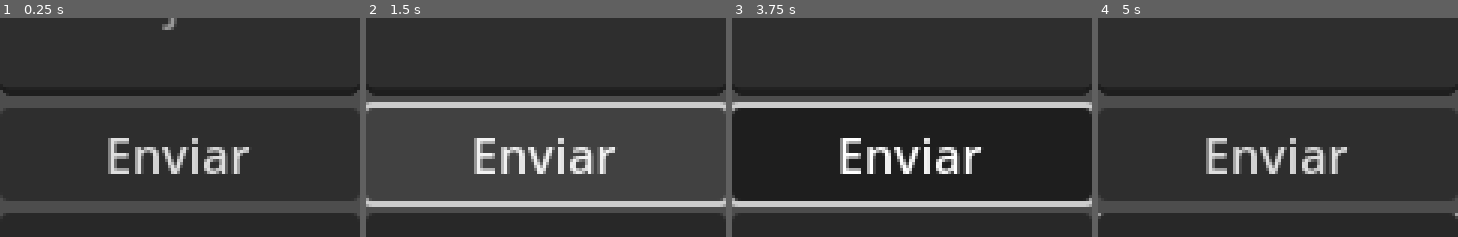
Above: before the commit, frames 1-4 (left to right).
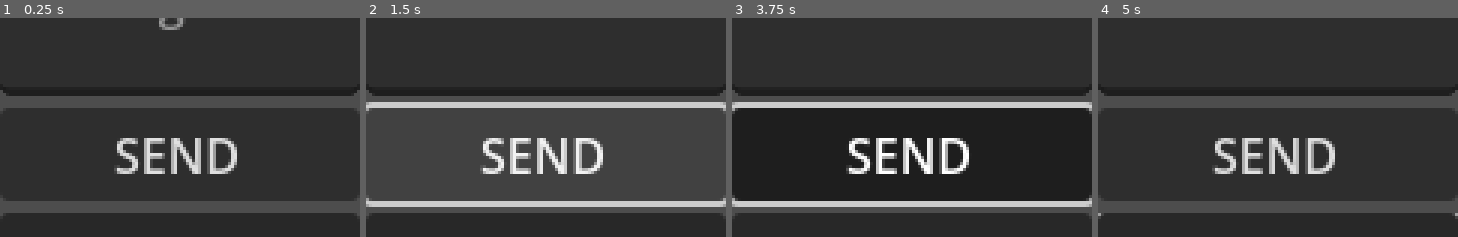
Above: after the commit, the same moments.

Repository: M0G1WARA/OLI
Game: Godot game, scene res://Scenes/chat.tscn
Two runs of this game, one before a commit and one after it. Both use one fixed random seed, a clock stepped at 60 frames per second and the inputs below. The project has no main scene, so this scene is started directly.
Inputs (mouse positions are in pixels of both pictures, inside the frame that each line leads up to):
- Up to frame 1 (0.25 s): no input
- Up to frame 2 (1.5 s): click (546, 20) at 0.52 s; type "12" at 0.6 s; click "Enviar" (after the commit: "Send") at 1.25 s
- Up to frame 3 (3.75 s): click "Enviar" (after the commit: "Send") at 2 s; click "Enviar" (after the commit: "Send") at 2.75 s; tap Enter at 3.5 s; move the mouse to (991, 180) at 3.52 s; click (991, 180) at 3.67 s
- Up to frame 4 (5 s): tap Space at 4.25 s; drag from (1206, 215) to (outside the picture) at 4.27 s

The runs differ from the first frame. In frame 1, 4.5% of the frame differs, in the area x 30-70%, y 0-72%; in frame 2, 4.2%; in frame 3, 4.3%; in frame 4, 4.2%.

Commit message:
Traducciones español e inglés

Diff:
--- a/GLOBAL.gd
+++ b/GLOBAL.gd
@@ -8,11 +8,50 @@
 		"server":"http://127.0.0.1:11434/"
 	},
 	"interface": {
-		"language": "English",
+		"language": "en",
 		"horizontal movement": true,
 		"timer": 5,
 	}
 }
+
+func _ready():
+
+	var english_translation = Translation.new()
+	english_translation.set_locale("en")
+
+	english_translation.add_message("MESSAGE", "Message")
+	english_translation.add_message("SEND", "Send")
+	english_translation.add_message("SETTINGS", "Settings")
+	english_translation.add_message("EXIT", "Exit")
+
+	english_translation.add_message("MODEL", "Model")
+	english_translation.add_message("SERVER", "Server")
+	english_translation.add_message("Interface", "Interface")
+	english_translation.add_message("LANGUAGE", "Language")
+	english_translation.add_message("HORIZONTAL", "Horizontal Movement")
+	english_translation.add_message("TIMER", "Timer (time in seconds)")
+	english_translation.add_message("SAVE", "Save")
+
+	TranslationServer.add_translation(english_translation)
+
+	var spanish_translation = Translation.new()
+	spanish_translation.set_locale("es")
+
+	spanish_translation.add_message("MESSAGE", "Mensaje")
+	spanish_translation.add_message("SEND", "Enviar")
+	spanish_translation.add_message("SETTINGS", "Opciones")
+	spanish_translation.add_message("EXIT", "Salir")
+
+	spanish_translation.add_message("MODEL", "Modelo")
+	spanish_translation.add_message("SERVER", "Servidor")
+	spanish_translation.add_message("Interface", "Interfaz")
+	spanish_translation.add_message("LANGUAGE", "Idioma")
+	spanish_translation.add_message("HORIZONTAL", "Movimiento Horizontal")
+	spanish_translation.add_message("TIMER", "Temporizador(Segundos)")
+	spanish_translation.add_message("SAVE", "Guardar")
+
+	TranslationServer.add_translation(spanish_translation)
+
 
 func save_config():
 	for category in settings.keys():
@@ -27,5 +66,7 @@
 			if config.has_section(category):
 				for key in settings[category].keys():
 					settings[category][key] = config.get_value(category, key, settings[category][key])
+		TranslationServer.set_locale(settings["interface"]["language"])
+
 	else:
 		save_config()
--- a/Scenes/chat.tscn
+++ b/Scenes/chat.tscn
@@ -22,12 +22,12 @@
 [node name="Mensaje" type="TextEdit" parent="VBoxContainer"]
 custom_minimum_size = Vector2(0, 50)
 layout_mode = 2
-placeholder_text = "Mensaje"
+placeholder_text = "MESSAGE"
 wrap_mode = 1
 
 [node name="Enviar" type="Button" parent="VBoxContainer"]
 layout_mode = 2
-text = "Enviar"
+text = "SEND"
 
 [node name="Pensamiento" type="Label" parent="VBoxContainer"]
 visible = false
--- a/Scenes/main.gd
+++ b/Scenes/main.gd
@@ -9,8 +9,8 @@
 # Called when the node enters the scene tree for the first time.
 func _ready():
 	Global.load_config()
-	$PopupMenu.add_item("Opciones", 1)
-	$PopupMenu.add_item("Salir", 2)
+	$PopupMenu.add_item("SETTINGS", 1)
+	$PopupMenu.add_item("EXIT", 2)
 	$PopupMenu.connect("id_pressed",_on_menu_option_selected)
 
 
--- a/Scenes/settings.gd
+++ b/Scenes/settings.gd
@@ -29,12 +29,12 @@
 			$TabContainer/Ollama/MarginContainer/VBoxContainer/ItemList.select(i)
 			break
 
-	for i in range($TabContainer/Interfaz/MarginContainer/VBoxContainer/ItemList.get_item_count()):
-		if $TabContainer/Interfaz/MarginContainer/VBoxContainer/ItemList.get_item_text(i) == Global.settings["interface"]["language"]:
-			$TabContainer/Interfaz/MarginContainer/VBoxContainer/ItemList.select(i)
+	for i in range($TabContainer/Interface/MarginContainer/VBoxContainer/ItemList.get_item_count()):
+		if $TabContainer/Interface/MarginContainer/VBoxContainer/ItemList.get_item_text(i) == Global.settings["interface"]["language"]:
+			$TabContainer/Interface/MarginContainer/VBoxContainer/ItemList.select(i)
 			break
-	$TabContainer/Interfaz/MarginContainer/VBoxContainer/CheckButton.button_pressed = Global.settings["interface"]["horizontal movement"]
-	$TabContainer/Interfaz/MarginContainer/VBoxContainer/SpinBox.value = Global.settings["interface"]["timer"]
+	$TabContainer/Interface/MarginContainer/VBoxContainer/CheckButton.button_pressed = Global.settings["interface"]["horizontal movement"]
+	$TabContainer/Interface/MarginContainer/VBoxContainer/SpinBox.value = Global.settings["interface"]["timer"]
 
 
 
@@ -45,7 +45,7 @@
 
 
 func _on_save_interface_button_pressed():
-	Global.settings["interface"]["language"] = $TabContainer/Interfaz/MarginContainer/VBoxContainer/ItemList.get_item_text($TabContainer/Interfaz/MarginContainer/VBoxContainer/ItemList.get_selected_items()[0])
-	Global.settings["interface"]["horizontal movement"] = $TabContainer/Interfaz/MarginContainer/VBoxContainer/CheckButton.button_pressed
-	Global.settings["interface"]["timer"] = $TabContainer/Interfaz/MarginContainer/VBoxContainer/SpinBox.value
+	Global.settings["interface"]["language"] = $TabContainer/Interface/MarginContainer/VBoxContainer/ItemList.get_item_text($TabContainer/Interface/MarginContainer/VBoxContainer/ItemList.get_selected_items()[0])
+	Global.settings["interface"]["horizontal movement"] = $TabContainer/Interface/MarginContainer/VBoxContainer/CheckButton.button_pressed
+	Global.settings["interface"]["timer"] = $TabContainer/Interface/MarginContainer/VBoxContainer/SpinBox.value
 	Global.save_config()
--- a/Scenes/settings.tscn
+++ b/Scenes/settings.tscn
@@ -22,10 +22,9 @@
 anchor_bottom = 1.0
 grow_horizontal = 2
 grow_vertical = 2
-current_tab = 1
+current_tab = 0
 
 [node name="Ollama" type="TabBar" parent="TabContainer"]
-visible = false
 layout_mode = 2
 metadata/_tab_index = 0
 
@@ -46,7 +45,7 @@
 
 [node name="ModelLabel" type="Label" parent="TabContainer/Ollama/MarginContainer/VBoxContainer"]
 layout_mode = 2
-text = "Modelo"
+text = "MODEL"
 
 [node name="ItemList" type="ItemList" parent="TabContainer/Ollama/MarginContainer/VBoxContainer"]
 layout_mode = 2
@@ -54,7 +53,7 @@
 
 [node name="ServerLabel" type="Label" parent="TabContainer/Ollama/MarginContainer/VBoxContainer"]
 layout_mode = 2
-text = "Servidor"
+text = "SERVER"
 
 [node name="ServerEdit" type="LineEdit" parent="TabContainer/Ollama/MarginContainer/VBoxContainer"]
 layout_mode = 2
@@ -63,15 +62,16 @@
 
 [node name="SaveButton" type="Button" parent="TabContainer/Ollama/MarginContainer/VBoxContainer"]
 layout_mode = 2
-text = "Guardar"
+text = "SAVE"
 
 [node name="HTTPRequest" type="HTTPRequest" parent="TabContainer/Ollama"]
 
-[node name="Interfaz" type="TabBar" parent="TabContainer"]
+[node name="Interface" type="TabBar" parent="TabContainer"]
+visible = false
 layout_mode = 2
 metadata/_tab_index = 1
 
-[node name="MarginContainer" type="MarginContainer" parent="TabContainer/Interfaz"]
+[node name="MarginContainer" type="MarginContainer" parent="TabContainer/Interface"]
 layout_mode = 1
 anchors_preset = 15
 anchor_right = 1.0
@@ -83,39 +83,39 @@
 theme_override_constants/margin_right = 32
 theme_override_constants/margin_bottom = 32
 
-[node name="VBoxContainer" type="VBoxContainer" parent="TabContainer/Interfaz/MarginContainer"]
+[node name="VBoxContainer" type="VBoxContainer" parent="TabContainer/Interface/MarginContainer"]
 layout_mode = 2
 
-[node name="LanguageLabel" type="Label" parent="TabContainer/Interfaz/MarginContainer/VBoxContainer"]
+[node name="LanguageLabel" type="Label" parent="TabContainer/Interface/MarginContainer/VBoxContainer"]
 layout_mode = 2
-text = "Idioma"
+text = "LANGUAGE"
 
-[node name="ItemList" type="ItemList" parent="TabContainer/Interfaz/MarginContainer/VBoxContainer"]
+[node name="ItemList" type="ItemList" parent="TabContainer/Interface/MarginContainer/VBoxContainer"]
 layout_mode = 2
 auto_height = true
 item_count = 2
 item_0/text = "English"
 item_1/text = "Español"
 
-[node name="CheckButton" type="CheckButton" parent="TabContainer/Interfaz/MarginContainer/VBoxContainer"]
+[node name="CheckButton" type="CheckButton" parent="TabContainer/Interface/MarginContainer/VBoxContainer"]
 layout_mode = 2
 button_pressed = true
-text = "Movimiento Horizontal"
+text = "HORIZONTAL"
 
-[node name="TimerLabel" type="Label" parent="TabContainer/Interfaz/MarginContainer/VBoxContainer"]
+[node name="TimerLabel" type="Label" parent="TabContainer/Interface/MarginContainer/VBoxContainer"]
 layout_mode = 2
-text = "Temporizador(Segundos)"
+text = "TIMER"
 
-[node name="SpinBox" type="SpinBox" parent="TabContainer/Interfaz/MarginContainer/VBoxContainer"]
+[node name="SpinBox" type="SpinBox" parent="TabContainer/Interface/MarginContainer/VBoxContainer"]
 layout_mode = 2
 min_value = 1.0
 value = 1.0
 allow_greater = true
 
-[node name="SaveInterfaceButton" type="Button" parent="TabContainer/Interfaz/MarginContainer/VBoxContainer"]
+[node name="SaveInterfaceButton" type="Button" parent="TabContainer/Interface/MarginContainer/VBoxContainer"]
 layout_mode = 2
-text = "Guardar"
+text = "SAVE"
 
 [connection signal="pressed" from="TabContainer/Ollama/MarginContainer/VBoxContainer/SaveButton" to="." method="_on_save_button_pressed"]
 [connection signal="request_completed" from="TabContainer/Ollama/HTTPRequest" to="." method="_on_http_request_request_completed"]
-[connection signal="pressed" from="TabContainer/Interfaz/MarginContainer/VBoxContainer/SaveInterfaceButton" to="." method="_on_save_interface_button_pressed"]
+[connection signal="pressed" from="TabContainer/Interface/MarginContainer/VBoxContainer/SaveInterfaceButton" to="." method="_on_save_interface_button_pressed"]
